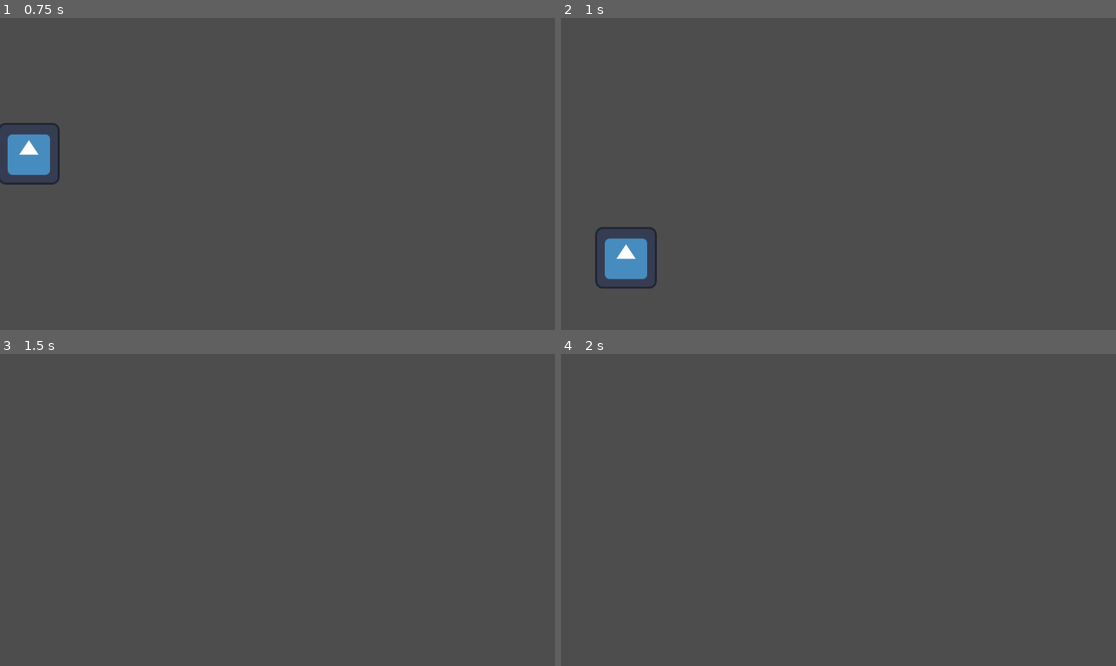
Above: before the commit, frames 1-4 (two rows, left to right).
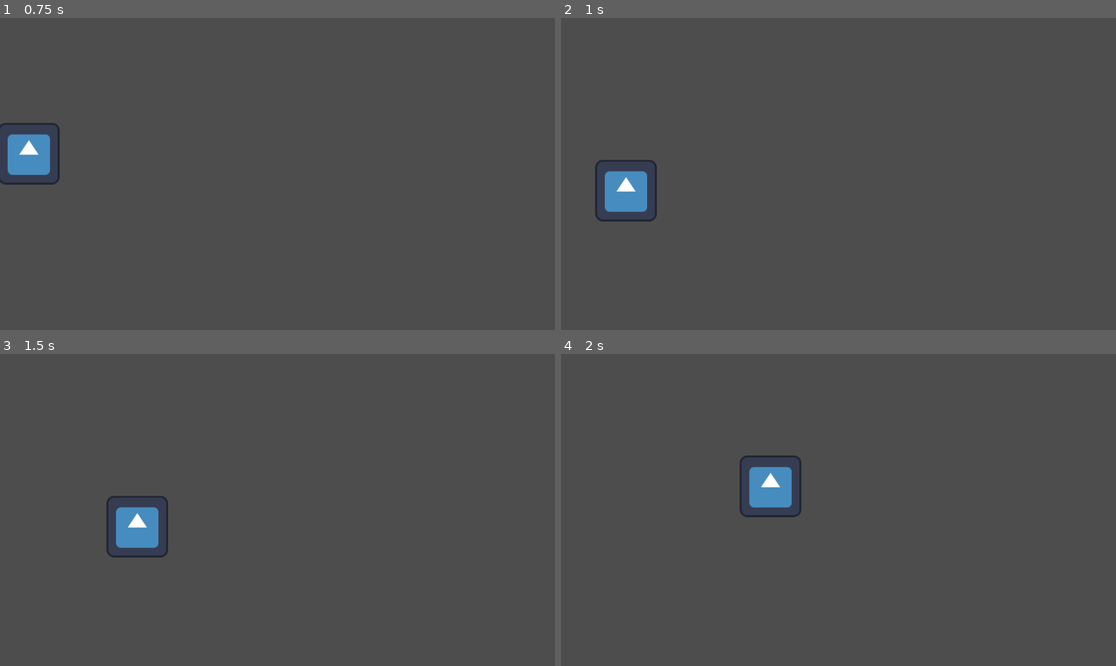
Above: after the commit, the same moments.

Repository: RaymoZou/project-a-week
Game: Godot game, scene res://main.tscn
The game is run twice, just before and just after one commit, with the same random seed, the same clock (stepped at 60 frames per second) and the same inputs. The engine's default icon, where the game draws it, is replaced by a stand-in: a white triangle on a blue panel in a dark square.
Inputs:
- Up to frame 1 (0.75 s): tap Enter (ui_accept) at 0.5 s; hold Right (ui_right) from 0.53 s (still down)
- Up to frame 2 (1 s): keep holding Right (ui_right); tap Enter (ui_accept) at 0.77 s
- Up to frame 3 (1.5 s): keep holding Right (ui_right)
- Up to frame 4 (2 s): keep holding Right (ui_right); tap Enter (ui_accept) at 1.52 s

Frame 1 is identical in both runs. In frame 2, 2.6% of the frame differs, in the area x 6-18%, y 45-87%; in frame 3, 1.3%; in frame 4, 1.3%.

Commit message:
add ground collider

Diff:
--- a/Week 34 - Shape Dodger/main.tscn
+++ b/Week 34 - Shape Dodger/main.tscn
@@ -1,7 +1,16 @@
-[gd_scene load_steps=2 format=3 uid="uid://drsu0nfih278m"]
+[gd_scene load_steps=3 format=3 uid="uid://drsu0nfih278m"]
 
 [ext_resource type="PackedScene" uid="uid://ci2ymra4ki2ji" path="res://player.tscn" id="1_ohmve"]
 
+[sub_resource type="WorldBoundaryShape2D" id="WorldBoundaryShape2D_dtc5w"]
+
 [node name="main" type="Node2D"]
 
-[node name="CharacterBody2D" parent="." instance=ExtResource("1_ohmve")]
+[node name="Player" parent="." instance=ExtResource("1_ohmve")]
+
+[node name="Ground" type="StaticBody2D" parent="."]
+
+[node name="CollisionShape2D" type="CollisionShape2D" parent="Ground"]
+position = Vector2(585, 364)
+scale = Vector2(8.32, 1)
+shape = SubResource("WorldBoundaryShape2D_dtc5w")
--- a/Week 34 - Shape Dodger/player.tscn
+++ b/Week 34 - Shape Dodger/player.tscn
@@ -9,6 +9,7 @@
 script = ExtResource("1_angjm")
 
 [node name="CollisionShape2D" type="CollisionShape2D" parent="."]
+scale = Vector2(1.00467, 0.543286)
 shape = SubResource("CircleShape2D_j2jjb")
 
 [node name="Sprite2D" type="Sprite2D" parent="."]
